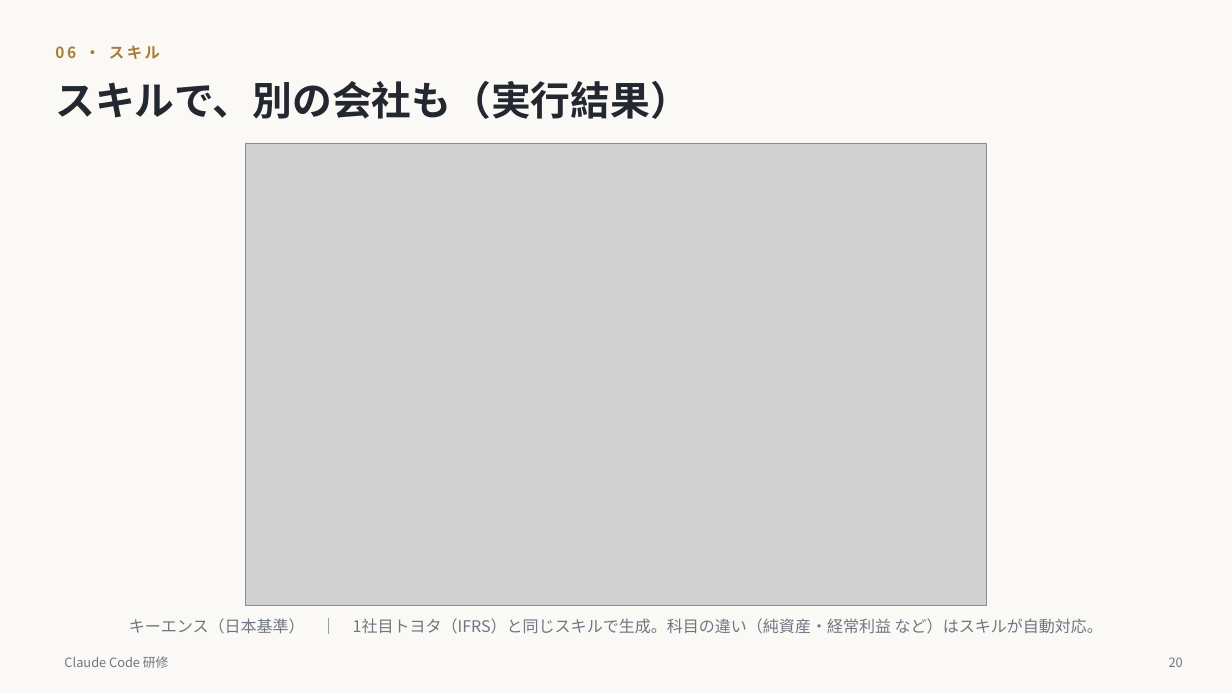
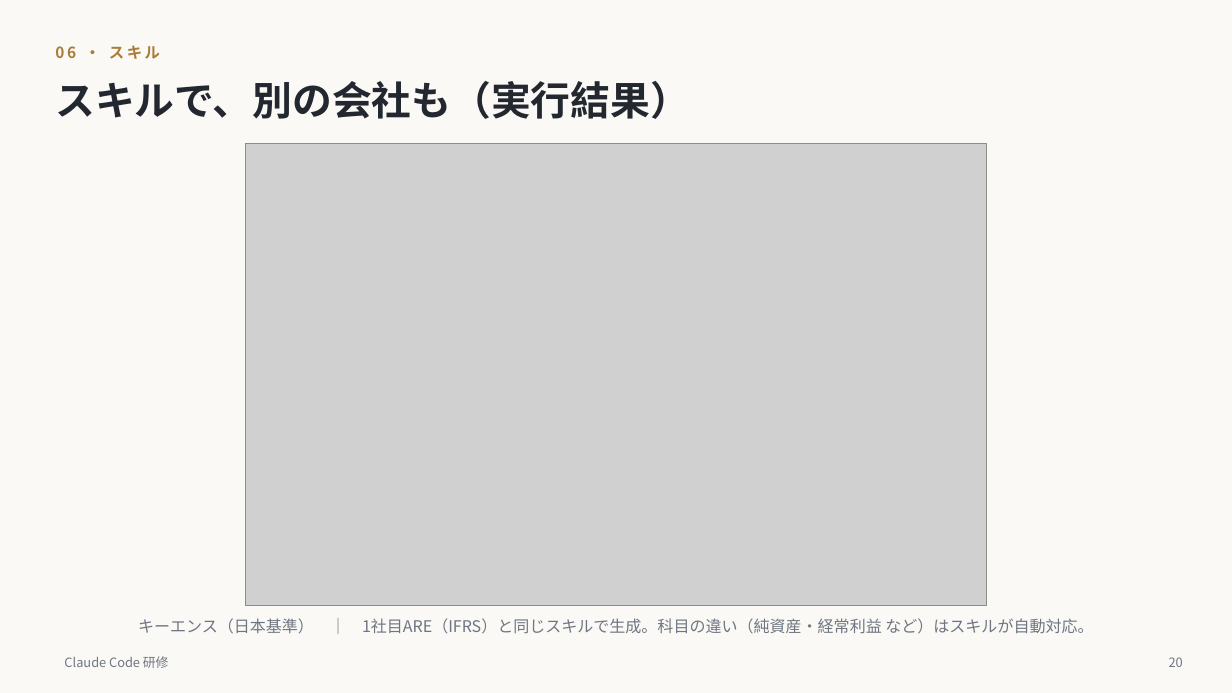
Before and after one commit to ctc-itkr/claude-hands-on, a slide deck: slide 21 of 配布/研修スライド.pptx. Drawn at 1232x693 pixels with LibreOffice and Linux fonts; fonts in the diff are those of the drawing; grey boxes stand for pictures. Boxes give left, top, right and bottom in pixels: in the first picture for what was removed or moved away, otherwise in the second. Text is boxed around its words. In the diff, an @@ line names an element or a change of style, - is before the commit and + after.

```diff
--- a/配布/研修スライド.pptx
+++ b/配布/研修スライド.pptx
@@ text at (x1=138, y1=618, x2=1093, y2=634): text changed @@
-キーエンス（日本基準） ｜ 1社目トヨタ（IFRS）と同じスキルで生成。科目の違い（純資産・経常利益 など）はスキルが自動対応。
+キーエンス（日本基準） ｜ 1社目ARE（IFRS）と同じスキルで生成。科目の違い（純資産・経常利益 など）はスキルが自動対応。
```
Also in this commit, not shown: 3 other slides changed, 9 other files.
